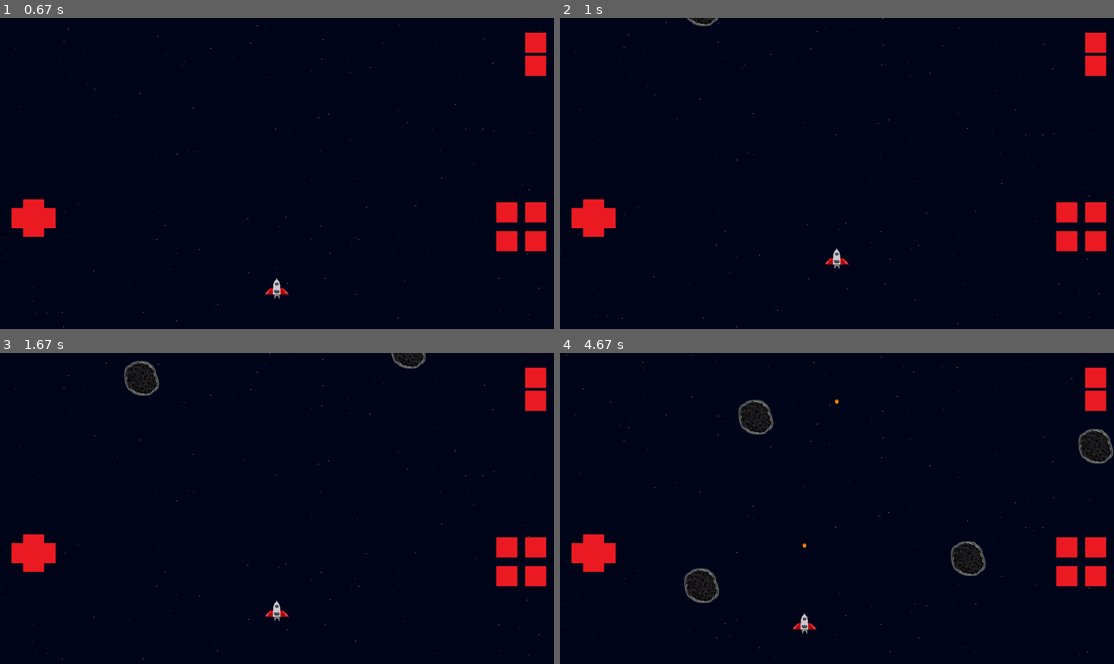
Above: before the commit, frames 1-4 (two rows, left to right).
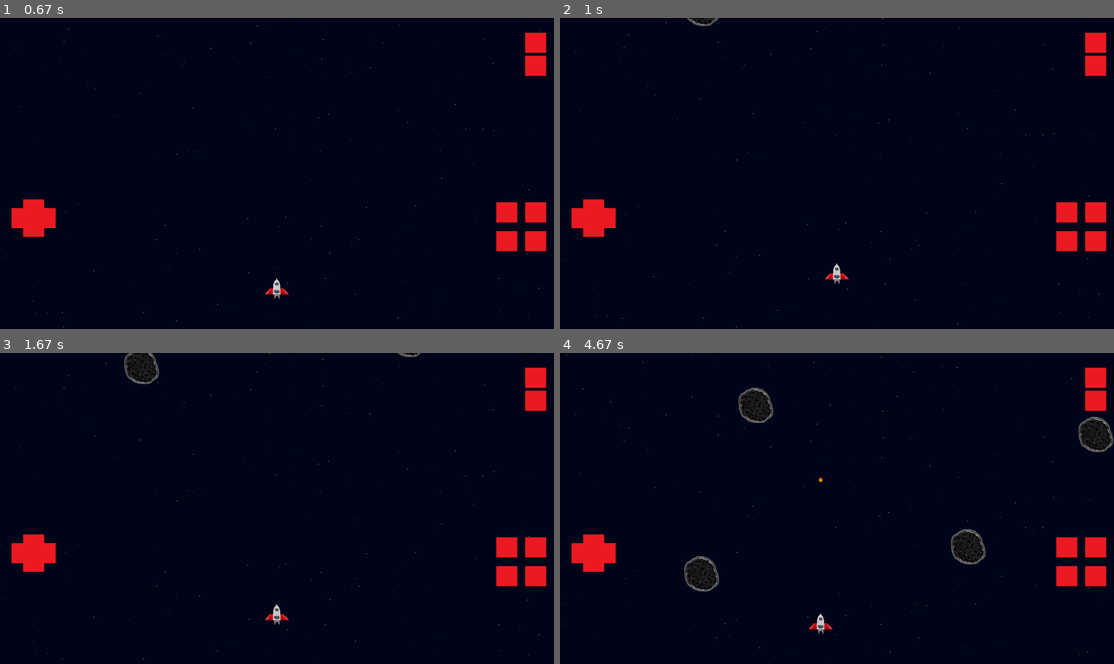
Above: after the commit, the same moments.

Repository: MicaelaEdith/spacecraftGame-pygame
Game: pygame game, started from main.py
Same seed, same stepped clock (60 frames per second), same inputs: the game is played once before the commit and once after it.
Inputs (mouse positions are in pixels of both pictures, inside the frame that each line leads up to):
- Up to frame 1 (0.67 s): press the mouse at (537, 42) at 0.37 s; move the mouse to (393, 64) at 0.47 s; release the mouse at (254, 89) at 0.6 s
- Up to frame 2 (1 s): press the mouse at (593, 207) at 0.7 s; move the mouse to (737, 223) at 0.8 s; release the mouse at (875, 238) at 0.93 s
- Up to frame 3 (1.67 s): press the mouse at (537, 377) at 1.03 s; move the mouse to (448, 421) at 1.13 s; release the mouse at (365, 464) at 1.27 s; press the mouse at (537, 377) at 1.37 s; move the mouse to (382, 496) at 1.47 s; release the mouse at (227, 617) at 1.6 s
- Up to frame 4 (4.67 s): press the mouse at (582, 552) at 1.7 s; move the mouse to (615, 564) at 1.8 s; release the mouse at (648, 580) at 1.93 s; press the mouse at (604, 552) at 2.03 s; move the mouse to (820, 542) at 2.13 s; release the mouse at (1036, 530) at 2.27 s; press the mouse at (1064, 545) at 2.37 s; move the mouse to (1019, 514) at 2.47 s; release the mouse at (975, 480) at 2.6 s; press the mouse at (582, 552) at 2.7 s; move the mouse to (637, 580) at 2.8 s; release the mouse at (692, 604) at 2.93 s; click (1097, 576) at 3.05 s; press the mouse at (593, 561) at 3.37 s; move the mouse to (659, 542) at 3.47 s; release the mouse at (720, 520) at 3.6 s; press the mouse at (1097, 545) at 3.7 s; move the mouse to (981, 483) at 3.8 s; release the mouse at (864, 421) at 3.93 s; press the mouse at (1064, 545) at 4.03 s; move the mouse to (848, 542) at 4.13 s; release the mouse at (637, 539) at 4.27 s

Frame 1 is identical in both runs. In frame 2, 0.2% of the frame differs, in the area x 47-53%, y 73-86%; in frame 3, 0.7%; in frame 4, 1.9%, in the area x 22-100%, y 11-91%.

Commit message:
add picker

Diff:
--- a/main.py
+++ b/main.py
@@ -36,6 +36,8 @@
 xPosition = int((screenWidth / 2) - 40)
 yPosition = int(screenHeight / 100 * 80 + 40)
 player = Player(xPosition, yPosition, screenHeight, screenWidth)
+#deep1 = Deep(screenWidth, screenHeight, speed=1, line_length=screenWidth, line_spacing=4, color=(0, 4, 24))
+#deep2 = Deep(screenWidth, screenHeight, speed=1, line_length=screenWidth, line_spacing=6, color=(0, 10, 14))
 starts1 = Starts(screenWidth, screenHeight)
 starts2 = Starts(screenWidth, screenHeight)
 starts2.speed = .5
@@ -78,7 +80,7 @@
         if event.type == pygame.MOUSEBUTTONDOWN:
             mouse_pos = pygame.mouse.get_pos()
             for button in buttons_menu:
-                button.is_clicked(mouse_pos)
+                button.is_clicked(mouse_pos, True)
             if buttons_menu[0].clicked:
                 game = True
     menu.draw(display)
@@ -98,10 +100,15 @@
                 pygame.quit()
                 sys.exit()
 
+   # Actualizar el estado de los botones al levantar el dedo
+        if event.type == pygame.MOUSEBUTTONUP:
+            for button in buttons_left + buttons_right:
+                button.is_clicked(mouse_pos, False)  # Cambio a False al levantar el dedo
+
         if event.type == pygame.MOUSEBUTTONDOWN or event.type == pygame.MOUSEBUTTONUP:
             mouse_pos = pygame.mouse.get_pos()
             for button in buttons_left + buttons_right:
-                button.is_clicked(mouse_pos)
+                button.is_clicked(mouse_pos, pygame.mouse.get_pressed()[0])  # Comprobar el botón izquierdo del mouse
 
             # Actualizar el movimiento del jugador basado en los botones presionados
             player.movement['up'] = buttons_left[0].clicked
@@ -115,17 +122,15 @@
             player.action['c'] = buttons_right[2].clicked
             player.action['d'] = buttons_right[3].clicked
 
+
         if event.type == pygame.MOUSEBUTTONDOWN:
             mouse_pos = pygame.mouse.get_pos()
             for button in buttons_menu:
-                button.is_clicked(mouse_pos)
+                button.is_clicked(mouse_pos, True)
             if buttons_menu[0].clicked:
                 start = not start
 
     if level == 0:
-        player.movePlayer()
-        meteorite.draw(display)
-        meteorite.check_collisions(player)
         collision_detected = False
         for player_rect in player.rectList:
             for meteorite_rect in meteorite.rectList:
@@ -146,6 +151,8 @@
         player.updateShoots()  # Actualiza los disparos del jugador
         player.actions()
         display.fill(blue)
+        #deep1.drawDeep(display)
+        #deep2.drawDeep(display)
         starts1.drawStarts(display)
         starts2.drawStarts(display)
         starts3.drawStarts(display)
@@ -153,7 +160,12 @@
             meteorite.draw(display)
 
         player.drawPlayer(display)
+        player.updatePick()
+        player.drawPick(display)
         player.drawExplosion(display)
+
+        meteorite.draw(display)
+        meteorite.check_collisions(player)
 
         for button in buttons_left + buttons_right + buttons_menu:
             button.draw(display)
--- a/map.py
+++ b/map.py
@@ -1,18 +1,38 @@
 import pygame, random
 
-class Deep():
-	def __init__(self,  screenW, screenH):
-		self.blue=(1, 4, 19)
-		self.deep = pygame.Surface((screenW, screenH))
-		self.deep.set_alpha(random.randrange(1,20))
+class Deep:
+    def __init__(self, width, height, speed, line_length, line_spacing, color):
+        self.width = width
+        self.height = height
+        self.color = color + (128,)  # Agrega transparencia al color (valor alfa de 128)
+        self.speed = speed
+        self.line_length = line_length
+        self.line_spacing = line_spacing
+        self.lines = []
+        self.generate_lines()
 
-	def drawDeep(self, display):
-		while True:
-			self.deep.set_alpha(random.randrange(1,20))
-		display.blit(self.deep, (0,0))
+    def generate_lines(self):
+        self.lines.clear()
+        x = 0  # Comienza desde el borde izquierdo de la pantalla
+        y = 0
+        while y < self.height:
+            self.lines.append((x, y, self.line_length))
+            y += self.line_spacing
+            x -= 3  # Desplazamiento hacia la izquierda de 3 píxeles por línea
 
+    def move_lines(self):
+        for i in range(len(self.lines)):
+            line = list(self.lines[i])
+            line[0] += self.speed
+            if line[0] > self.width:
+                line[0] -= self.width + self.line_length - random.randrange(-500, 500)
+            self.lines[i] = tuple(line)
 
+    def drawDeep(self, display):
+        for line in self.lines:
+            pygame.draw.line(display, self.color, (line[0], line[1]), (line[0] + line[2], line[1]), 3)
 
+        self.move_lines()
 class Starts():
     def __init__(self, screenW, screenH):
         self.screenW = int(screenW)
--- a/menu.py
+++ b/menu.py
@@ -36,8 +36,8 @@
     def draw(self, display):
         display.blit(self.image, self.rect.topleft)
 
-    def is_clicked(self, mouse_pos):
-        if self.rect.collidepoint(mouse_pos):
+    def is_clicked(self, mouse_pos, is_pressed):
+        if self.rect.collidepoint(mouse_pos) and is_pressed:
             self.clicked = True
         else:
             self.clicked = False
--- a/playerController.py
+++ b/playerController.py
@@ -34,6 +34,24 @@
         self.angle = 0
         self.collided = False
         self.explosion_images = []
+        self.shoot_type_a = False  # Bandera para el tipo de bala A
+        self.shoot_type_b = False  # Bandera para el tipo de bala B
+        self.shoots_fired = []
+
+        self.pick_images = [
+            pygame.image.load("Assets/Objects/picker0.png").convert(),
+            pygame.image.load("Assets/Objects/picker1.png").convert()
+        ]
+        self.pick_frame = 0  # Frame actual de la animación de recogida
+
+        for img in self.pick_images:
+            img.set_colorkey([1, 7, 27])
+
+        self.pick_type = 0  # Tipo de imagen de recogida actual
+        self.pick_delay = 500  # Delay entre recogidas
+        self.last_pick_time = pygame.time.get_ticks()  # Tiempo del último recogido
+        self.pick_active = False  # Bandera para indicar si se está recogiendo algo
+
 
         for i in range(1, 5):
             image = pygame.image.load(f"Assets/Objects/Demage ({i}).png")
@@ -51,10 +69,10 @@
             'right': False
         }
         self.action = {
-        	'a': False,
-        	'b': False,
-        	'c': False,
-        	'd': False
+            'a': False,
+            'b': False,
+            'c': False,
+            'd': False
         }
 
         # Disparo
@@ -68,7 +86,7 @@
 
         self.shoots = []
         self.shoot_type = 0
-        self.shoot_delay = 500
+        self.shoot_delay = 1500
         self.last_shoot_time = pygame.time.get_ticks()
 
     def setPlayer(self, name):
@@ -112,32 +130,44 @@
             self.rectList[i].topleft = (self.xPosition, self.yPosition)
 
     def actions(self):
-        if self.action['a']:
+        if self.action['a'] and not self.shoot_type_a:  # Verificar si el tipo de bala A no ha sido disparado
             self.action['b'] = False
-            self.speed =12
-        if self.action['b']:
+            self.shoot_type_a = True  # Establecer la bandera a True
+        if self.action['b'] and not self.shoot_type_b:  # Verificar si el tipo de bala B no ha sido disparado
             self.action['a'] = False
-            self.speed = 1
+            self.shoot_type_b = True  # Establecer la bandera a True
 
     def updateShoots(self):
         current_time = pygame.time.get_ticks()
-        if self.action['a'] and current_time - self.last_shoot_time > self.shoot_delay:
-            shoot_rect = self.shoot_images[self.shoot_type].get_rect(midbottom=(self.xPosition + self.rect0.width // 2, self.yPosition))
-            self.shoots.append(shoot_rect)
-            self.last_shoot_time = current_time
-
-        for shoot in self.shoots:
-            shoot.y -= 5  # Velocidad de los disparos
-
-        self.shoots = [shoot for shoot in self.shoots if shoot.bottom > 0]
-
-        if self.action['b']:
-            self.shoot_type = (self.shoot_type + 1) % len(self.shoot_images)
-            self.action['b'] = False
+        if self.action['a']:
+            if current_time - self.last_shoot_time > self.shoot_delay:
+                shoot_rect = self.shoot_images[self.shoot_type].get_rect(midbottom=(self.xPosition + self.rect0.width // 2, self.yPosition))
+                self.shoots_fired.append({'rect': shoot_rect, 'type': self.shoot_type})
+                self.last_shoot_time = current_time
+        elif self.action['b']:
+            if not self.shoot_type_b:  # Cambiar tipo de bala solo si no se ha cambiado antes
+                self.shoot_type = (self.shoot_type + 1) % len(self.shoot_images)
+                self.shoot_type_b = True  # Marcar que se ha cambiado el tipo de bala
+        else:
+            self.shoot_type_b = False  # Restablecer para permitir cambios de tipo de bala en futuros disparos
+
+        for shoot in self.shoots_fired:
+            shoot['rect'].y -= 11 if self.shoot_type_a else 14  # Velocidad de los disparos
+
+        self.shoots_fired = [shoot for shoot in self.shoots_fired if shoot['rect'].bottom > 0]
+
+    def updatePick(self):
+        current_time = pygame.time.get_ticks()
+        if self.action['d']:
+            if current_time - self.last_pick_time > self.pick_delay:
+                self.pick_active = True
+                self.last_pick_time = current_time
+        else:
+            self.pick_active = False
 
     def drawShoots(self, display):
-        for shoot in self.shoots:
-            display.blit(self.shoot_images[self.shoot_type], shoot.topleft)
+        for shoot in self.shoots_fired:
+            display.blit(self.shoot_images[shoot['type']], shoot['rect'].topleft)
 
     def drawPlayer(self, display):
         if self.keyDownCount == 0:
@@ -159,6 +189,13 @@
 
         # Dibujar disparos
         self.drawShoots(display)
+
+    def drawPick(self, display):
+        if self.pick_active:
+            display.blit(self.pick_images[int(self.pick_frame)], [self.xPosition, self.yPosition -75])
+            self.pick_frame -=.1
+            self.pick_frame = (self.pick_frame + (self.pick_frame-int(self.pick_frame))) % len(self.pick_images)  # Alternar entre las dos imágenes
+
 
     def drawExplosion(self, display):
         if self.explosion_active:
@@ -169,4 +206,3 @@
                     self.explosion_frame = 0
             if int(self.explosion_frame) < len(self.explosion_images) and (self.explosion_frame-int(self.explosion_frame)==0):
                 display.blit(self.explosion_images[int(self.explosion_frame)], (self.xPosition-30, self.yPosition-25))
-            self.explosion_timer += 1
Binary file added: Assets/Objects/picker0.png
Binary file added: Assets/Objects/picker1.png
Empty file added: cinematics.py
